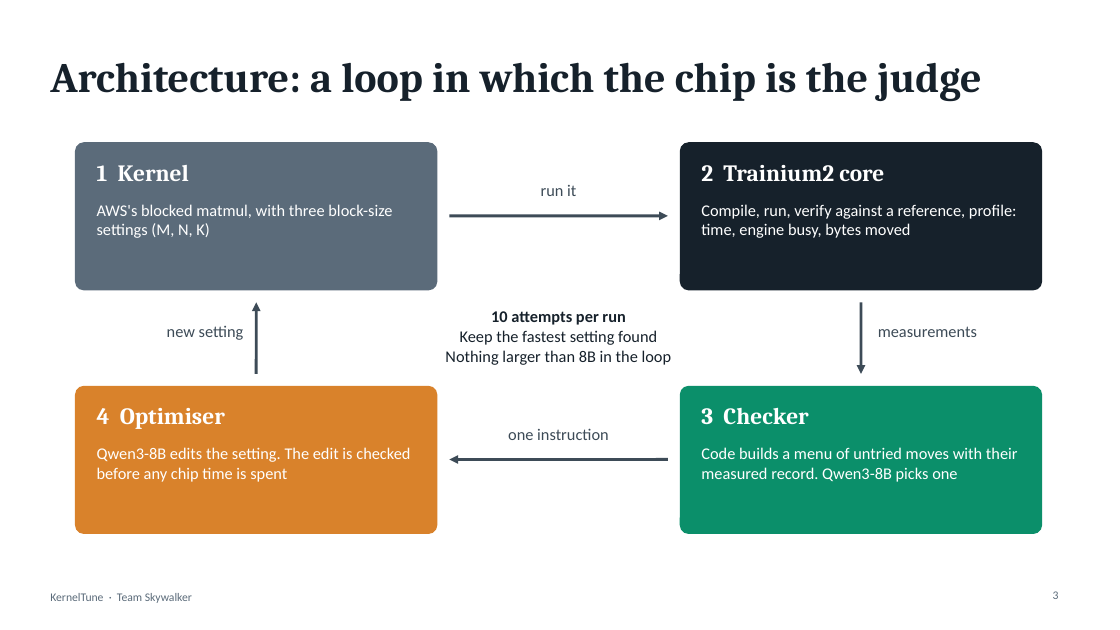
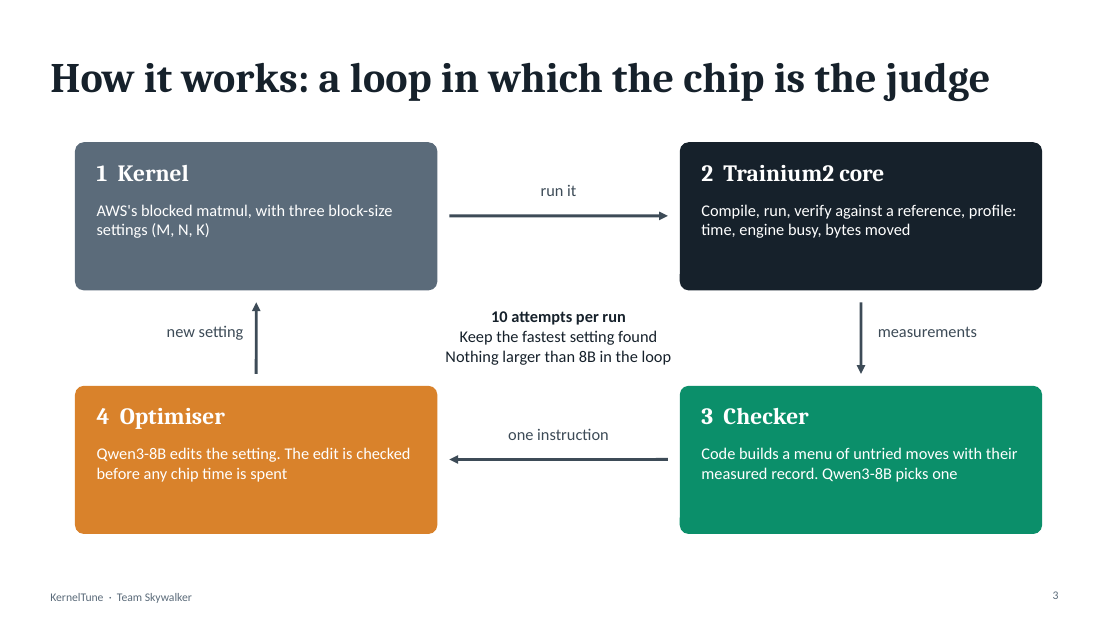
Before and after one commit to yatharthMogra/aws-trainium, a slide deck: slide 3 of slides/KernelTune.pptx. Drawn at 1120x630 pixels with LibreOffice and Linux fonts; fonts in the diff are those of the drawing. Boxes give left, top, right and bottom in pixels: in the first picture for what was removed or moved away, otherwise in the second. Text is boxed around its words. In the diff, an @@ line names an element or a change of style, - is before the commit and + after.

```diff
--- a/slides/KernelTune.pptx
+++ b/slides/KernelTune.pptx
@@ title at (x1=50, y1=62, x2=990, y2=102): text changed @@
-Architecture: a loop in which the chip is the judge
+How it works: a loop in which the chip is the judge
```
Also in this commit, not shown: 1 other slide changed, 1 slide added, 1 other file.
